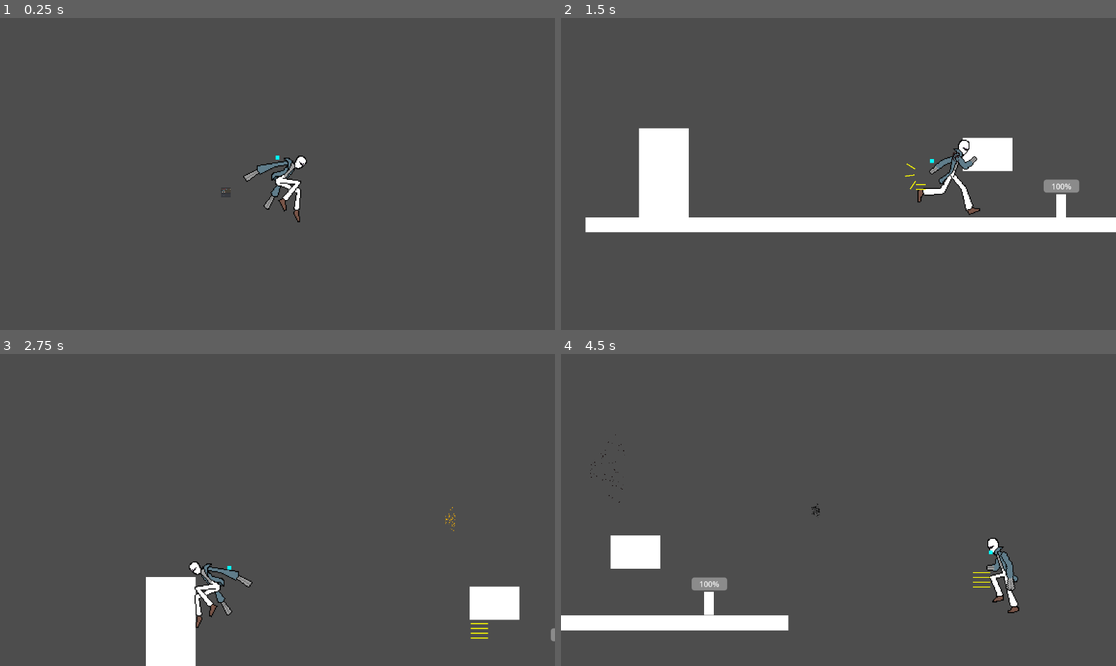
Above: before the commit, frames 1-4 (two rows, left to right).
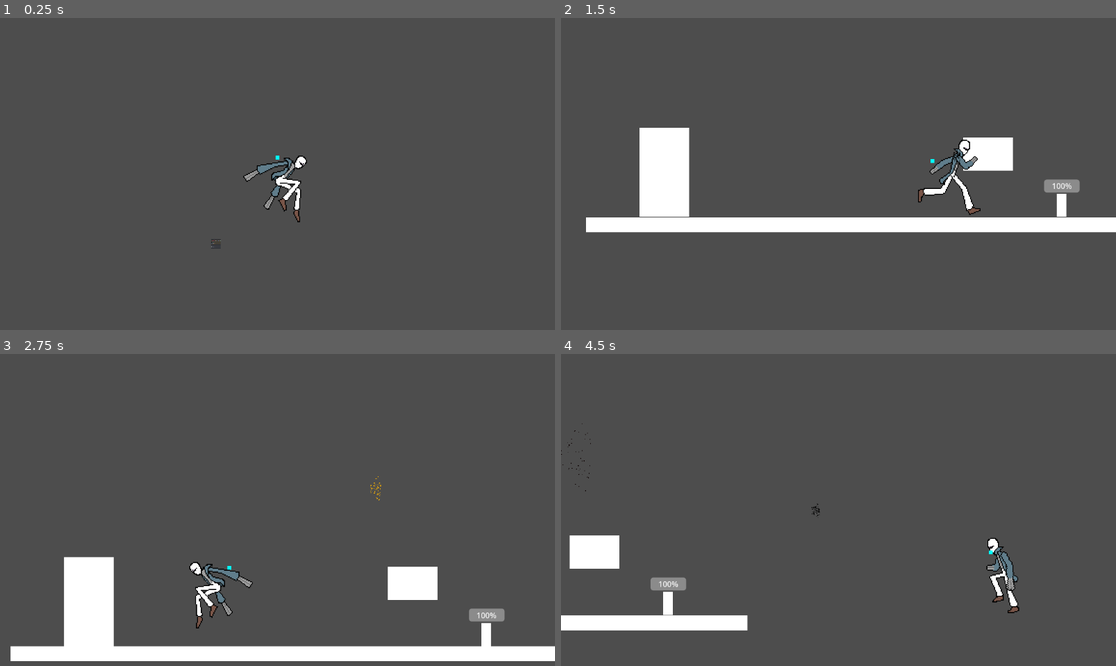
Above: after the commit, the same moments.

Repository: cruel-unusual-media/shotgun-hands
Game: Godot game, scene res://Levels/Playground/playground_player_test.tscn
Same seed, same stepped clock (60 frames per second), same inputs: the game is played once before the commit and once after it. This scene is started directly instead of the project's main scene.
Inputs (mouse positions are in pixels of both pictures, inside the frame that each line leads up to):
- Up to frame 1 (0.25 s): no input
- Up to frame 2 (1.5 s): move the mouse to (960, 158) at 0.52 s; press the mouse at (960, 158) at 0.53 s; hold D (move_right) from 0.53 s (still down); tap W (move_jump) at 0.77 s; move the mouse to (727, 189) at 1.27 s; release the mouse at (727, 189) at 1.28 s; tap F (fire_melee) at 1.35 s
- Up to frame 3 (2.75 s): tap W (move_jump) at 1.52 s; move the mouse to (333, 441) at 2.02 s; release D (move_right) at 2.03 s; hold A (move_left) from 2.03 s (still down); hold Right mouse button (fire_right) from 2.03 s (still down)
- Up to frame 4 (4.5 s): move the mouse to (810, 572) at 2.77 s; release A (move_left) at 2.78 s; release Right mouse button (fire_right) at 2.78 s; hold D (move_right) 2.78-4.28 s; tap S (move_crouch) at 2.85 s; tap W (move_jump) at 3.02, 3.77 s; move the mouse to (1005, 556) at 3.52 s; press the mouse at (1005, 556) at 3.53 s; move the mouse to (672, 463) at 4.27 s; release the mouse at (672, 463) at 4.28 s; hold A (move_left) from 4.28 s (still down); tap F (fire_melee) at 4.35 s

The runs differ from the first frame. In frame 1, less than 0.1% of the frame differs, in the area x 38-42%, y 54-74%; in frame 2, 0.6%; in frame 3, 12%, in the area x 1-100%, y 39-100%; in frame 4, 2.8%.

Commit message:
Reworked and finished projectiles
- Projectiles are now a component that can be added to any object to
make it a projectile
 - Projectile component will emit a signal on destruction causing the
parent to do whatever finishing effect the projectile may have (like
exploding)
 - Projectiles can fall (but won't collide with bodies for some reason,
still fixing that)

Diff:
--- a/Ammos/projectiles/projectile_basic.gd
+++ b/Ammos/projectiles/projectile_basic.gd
@@ -9,6 +9,12 @@
 ## Set to true to make the projectile bounce off bodies.
 @export
 var can_bounce : bool
+## How many times the projectile pierces through an object before being destroyed.
+@export
+var piercing : int = 0
+
+@export
+var base : Node2D
 
 signal on_destroy
 
@@ -24,16 +30,19 @@
 func _physics_process(delta: float) -> void:
 	if can_fall:
 		velocity.y += gravity*delta
-		print(velocity.y)
-		print(gravity)
-
-	position += velocity*delta
+		#print(velocity.y)
+		#print(gravity)
+	if is_instance_valid(base):
+		base.position += velocity*delta
+	else:
+		position += velocity*delta
 
 
 
 ## If entering a body it will bounce
 func _on_body_entered(body: Node2D) -> void:
 	if can_bounce:
+		print("body entered")
 		velocity.y = -velocity.y
 		velocity.y /= 2
 	else:
@@ -42,3 +51,10 @@
 func destroy_self() -> void:
 	on_destroy.emit()
 	queue_free()
+
+
+func _on_hit_target(target: DamagableComponent) -> void:
+	piercing -= 1
+	print("hit")
+	if piercing < 0:
+		destroy_self()
--- a/Ammos/projectiles/projectile_basic.tscn
+++ /dev/null
@@ -1,24 +0,0 @@
-[gd_scene load_steps=4 format=3 uid="uid://dgubrrki17vxb"]
-
-[ext_resource type="Script" uid="uid://fsqm6ldsmk2y" path="res://Ammos/projectiles/projectile_basic.gd" id="1_3i03m"]
-[ext_resource type="Texture2D" uid="uid://cohirudeqpu4q" path="res://unsorted_assets/placeholders/scernshoot.png" id="2_0ssa5"]
-
-[sub_resource type="CircleShape2D" id="CircleShape2D_oebda"]
-
-[node name="ProjectileBasic" type="Area2D"]
-script = ExtResource("1_3i03m")
-metadata/_custom_type_script = "uid://crn5u1kohhg8p"
-
-[node name="Sprite2D" type="Sprite2D" parent="."]
-position = Vector2(-1.5258789e-05, 0)
-scale = Vector2(0.036231853, 0.13986014)
-texture = ExtResource("2_0ssa5")
-
-[node name="CollisionShape2D" type="CollisionShape2D" parent="."]
-shape = SubResource("CircleShape2D_oebda")
-
-[node name="DestroyTimer" type="Timer" parent="."]
-wait_time = 10.0
-autostart = true
-
-[connection signal="timeout" from="DestroyTimer" to="." method="destroy_self"]
--- /dev/null
+++ b/Ammos/projectiles/projectile_component.tscn
@@ -0,0 +1,14 @@
+[gd_scene load_steps=2 format=3 uid="uid://dgubrrki17vxb"]
+
+[ext_resource type="Script" uid="uid://fsqm6ldsmk2y" path="res://Ammos/projectiles/projectile_basic.gd" id="1_3i03m"]
+
+[node name="ProjectileComponent" type="Area2D"]
+script = ExtResource("1_3i03m")
+metadata/_custom_type_script = "uid://crn5u1kohhg8p"
+
+[node name="DestroyTimer" type="Timer" parent="."]
+wait_time = 20.0
+autostart = true
+
+[connection signal="hit_target" from="." to="." method="_on_hit_target"]
+[connection signal="timeout" from="DestroyTimer" to="." method="destroy_self"]
--- /dev/null
+++ b/Ammos/projectiles/projectile_generic.tscn
@@ -0,0 +1,28 @@
+[gd_scene load_steps=4 format=3 uid="uid://btq2gvqpwxxpp"]
+
+[ext_resource type="PackedScene" uid="uid://dgubrrki17vxb" path="res://Ammos/projectiles/projectile_component.tscn" id="1_3ya2f"]
+[ext_resource type="Texture2D" uid="uid://cohirudeqpu4q" path="res://unsorted_assets/placeholders/scernshoot.png" id="2_od2q4"]
+
+[sub_resource type="CircleShape2D" id="CircleShape2D_2oeg7"]
+
+[node name="ProjectileGeneric" type="Node2D"]
+top_level = true
+
+[node name="Sprite2D" type="Sprite2D" parent="."]
+position = Vector2(-1.5258789e-05, 0)
+scale = Vector2(0.036231853, 0.13986014)
+texture = ExtResource("2_od2q4")
+
+[node name="ProjectileComponent" parent="." node_paths=PackedStringArray("base") instance=ExtResource("1_3ya2f")]
+collision_layer = 4
+collision_mask = 4
+velocity = Vector2(1, 0)
+can_fall = true
+can_bounce = true
+base = NodePath("..")
+damage = 50
+
+[node name="CollisionShape2D2" type="CollisionShape2D" parent="ProjectileComponent"]
+shape = SubResource("CircleShape2D_2oeg7")
+
+[connection signal="on_destroy" from="ProjectileComponent" to="." method="queue_free"]
--- a/Levels/Playground/playground_player_test.tscn
+++ b/Levels/Playground/playground_player_test.tscn
@@ -5,7 +5,7 @@
 [ext_resource type="PackedScene" uid="uid://dqdedq5ydc4p3" path="res://Actors/Shared/health_component.tscn" id="3_l25i5"]
 [ext_resource type="PackedScene" uid="uid://cv53sl1qoc2vs" path="res://Ammos/ammo_types/basic_ammo_type.tscn" id="4_l25i5"]
 [ext_resource type="PackedScene" uid="uid://b8tt3w8s2qt1h" path="res://Ammos/projectiles/evil_bullet.tscn" id="5_a80q8"]
-[ext_resource type="PackedScene" uid="uid://dgubrrki17vxb" path="res://Ammos/projectiles/projectile_basic.tscn" id="6_486bd"]
+[ext_resource type="PackedScene" uid="uid://btq2gvqpwxxpp" path="res://Ammos/projectiles/projectile_generic.tscn" id="6_486bd"]
 
 [sub_resource type="PhysicsMaterial" id="PhysicsMaterial_ardo3"]
 
@@ -100,9 +100,7 @@
 position = Vector2(254, 570)
 projectile_type = ExtResource("5_a80q8")
 bullet_count = 5
-autofire = true
 interval = 1.0
 
-[node name="ProjectileBasic" parent="." instance=ExtResource("6_486bd")]
-position = Vector2(342, 135)
-can_fall = true
+[node name="ProjectileGeneric" parent="." instance=ExtResource("6_486bd")]
+position = Vector2(321, 242)
